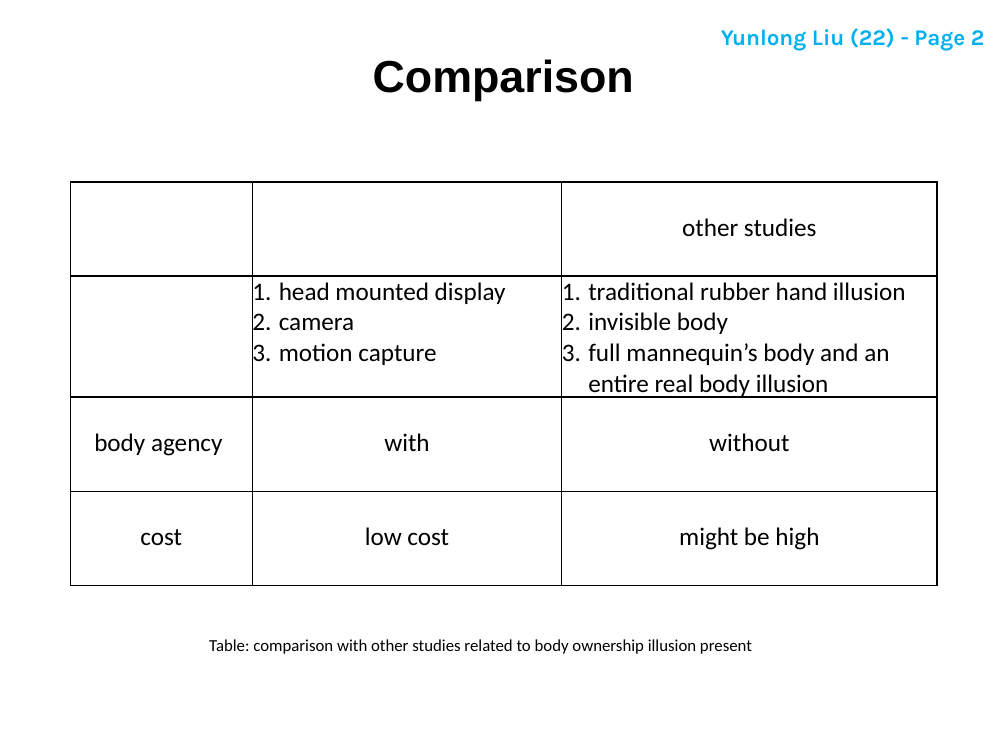
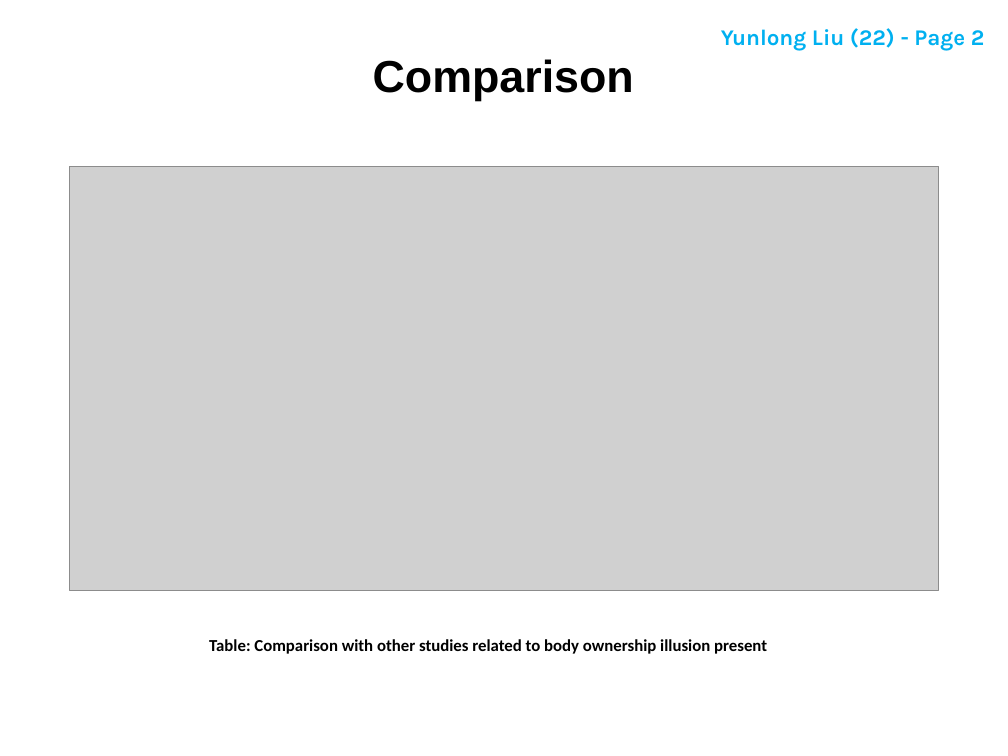
Before and after one commit to dwk894/COMP-SCI_5542_SP17_Team_9_Project, a slide deck: slide 12 of Paper_Presentation/Paper_12_-_Presentation/Presentation_Slides_(Team_9_Only)/COMP-SCI_5542_(SP17)_-_Paper_12_Presentation_(2nd_Half)_-_Team_9_-_Slides.pptx. Drawn at 1008x756 pixels with LibreOffice and Linux fonts; fonts in the diff are those of the drawing; grey boxes stand for pictures. Boxes give left, top, right and bottom in pixels: in the first picture for what was removed or moved away, otherwise in the second. Text is boxed around its words. In the diff, an @@ line names an element or a change of style, - is before the commit and + after.

```diff
--- a/Paper_Presentation/Paper_12_-_Presentation/Presentation_Slides_(Team_9_Only)/COMP-SCI_5542_(SP17)_-_Paper_12_Presentation_(2nd_Half)_-_Team_9_-_Slides.pptx
+++ b/Paper_Presentation/Paper_12_-_Presentation/Presentation_Slides_(Team_9_Only)/COMP-SCI_5542_(SP17)_-_Paper_12_Presentation_(2nd_Half)_-_Team_9_-_Slides.pptx
@@ picture added at <box>70,166,939,591</box> @@
@@ table removed at <box>71,182,936,586</box>, 4 rows, 3 columns @@
- | this experiment | other studies
-hardware | head mounted display / camera / motion capture | traditional rubber hand illusion / invisible body / full mannequin’s body and an entire real body illusion
-body agency | with | without
-cost | low cost | might be high
@@ text at <box>209,639,767,654</box>: text changed; bold on @@
-Table: comparison with other studies related to body ownership illusion present
+Table: Comparison with other studies related to body ownership illusion present
```
Also in this commit, not shown: 1 other slide changed, 1 other file.
